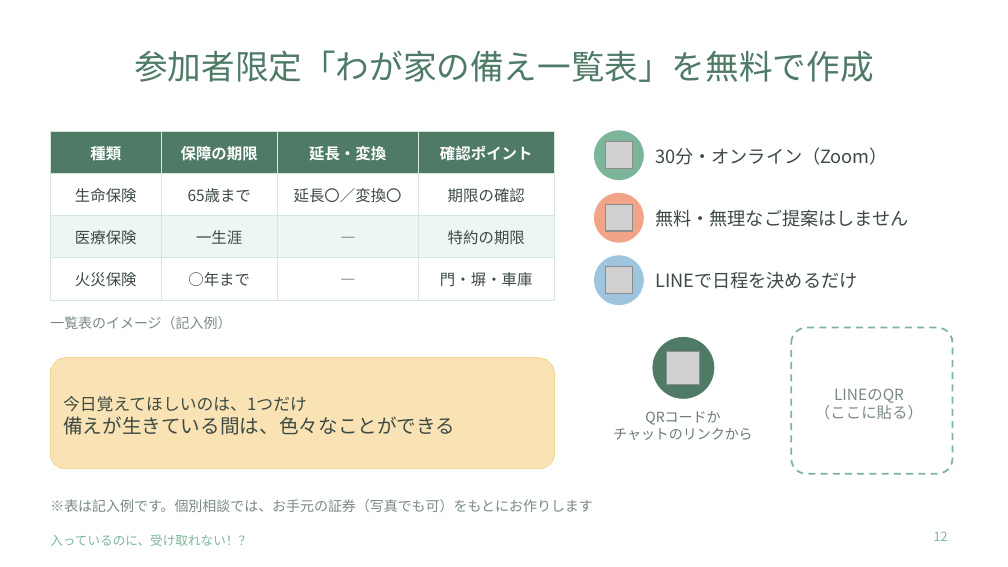
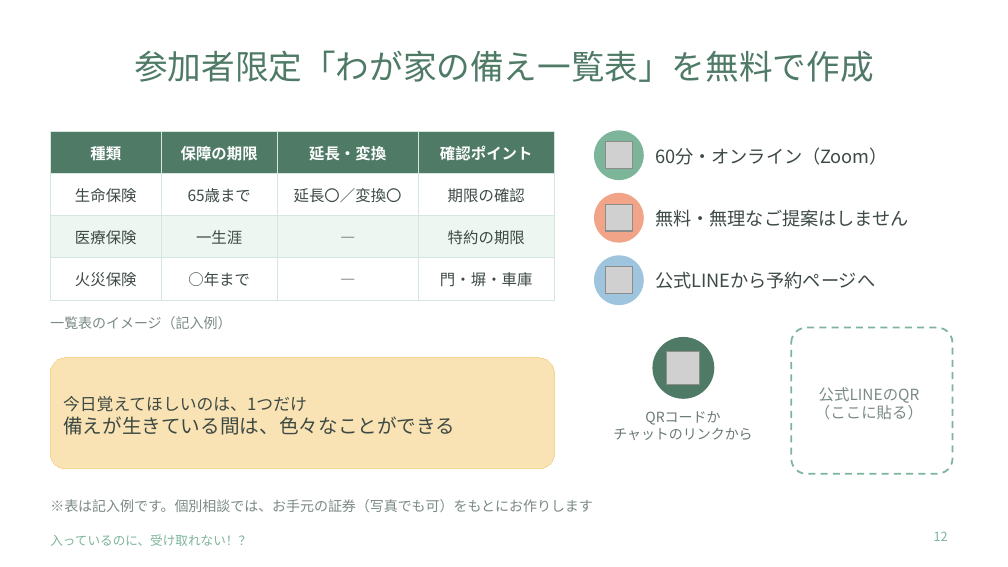
Before and after one commit to onohome403-ops/FP-onoken, a slide deck: slide 12 of セミナー資料/1127ミニセミナー_入っているのに受け取れない.pptx. Drawn at 1008x567 pixels with LibreOffice and Linux fonts; fonts in the diff are those of the drawing; grey boxes stand for pictures. Boxes give left, top, right and bottom in pixels: in the first picture for what was removed or moved away, otherwise in the second. Text is boxed around its words. In the diff, an @@ line names an element or a change of style, - is before the commit and + after.

```diff
--- a/セミナー資料/1127ミニセミナー_入っているのに受け取れない.pptx
+++ b/セミナー資料/1127ミニセミナー_入っているのに受け取れない.pptx
@@ text at box(655, 147, 888, 165): text changed @@
-30分・オンライン（Zoom）
+60分・オンライン（Zoom）
@@ text at box(655, 271, 875, 289): text changed @@
-LINEで日程を決めるだけ
+公式LINEから予約ページへ
@@ text in rounded rectangle at box(819, 387, 920, 403): text changed @@
-LINEのQR
+公式LINEのQR
```
Also in this commit, not shown: 1 other slide changed, 2 other files.
